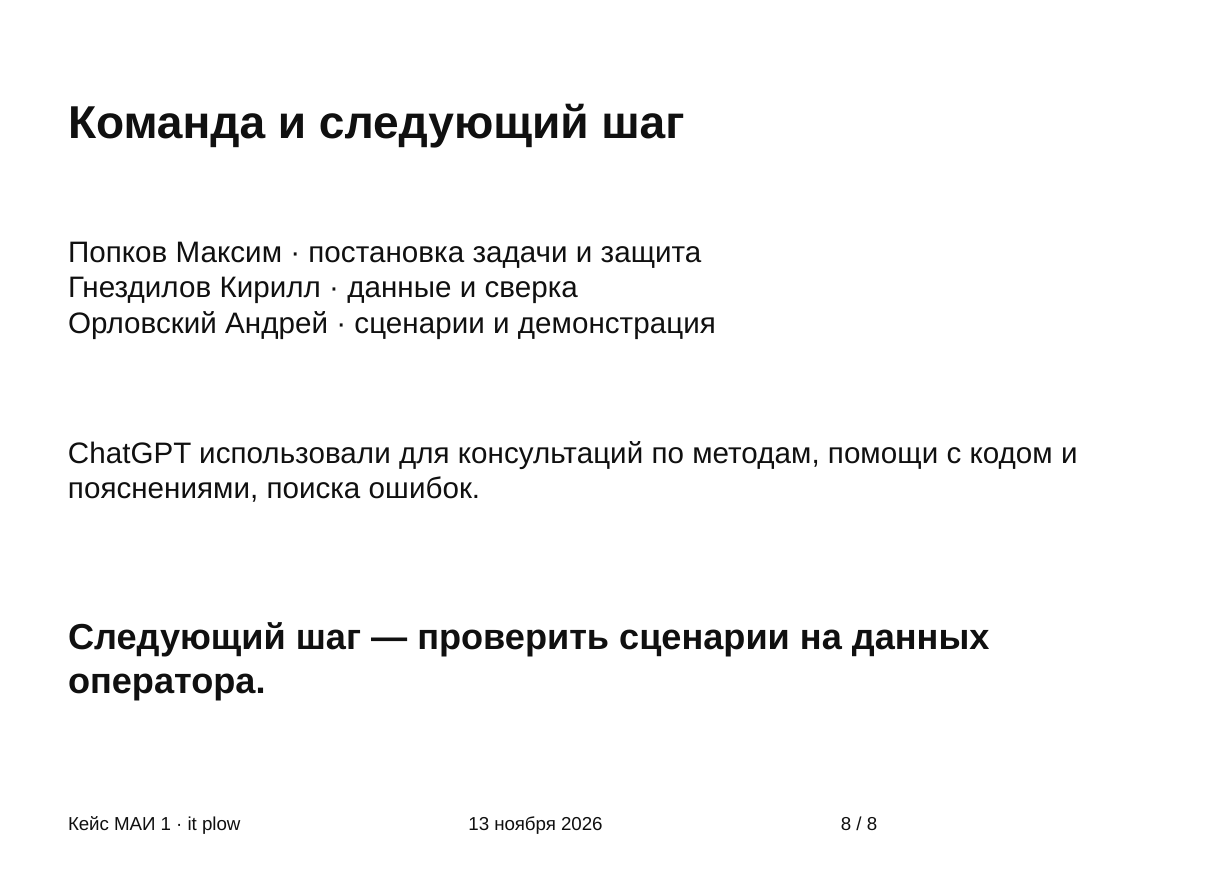
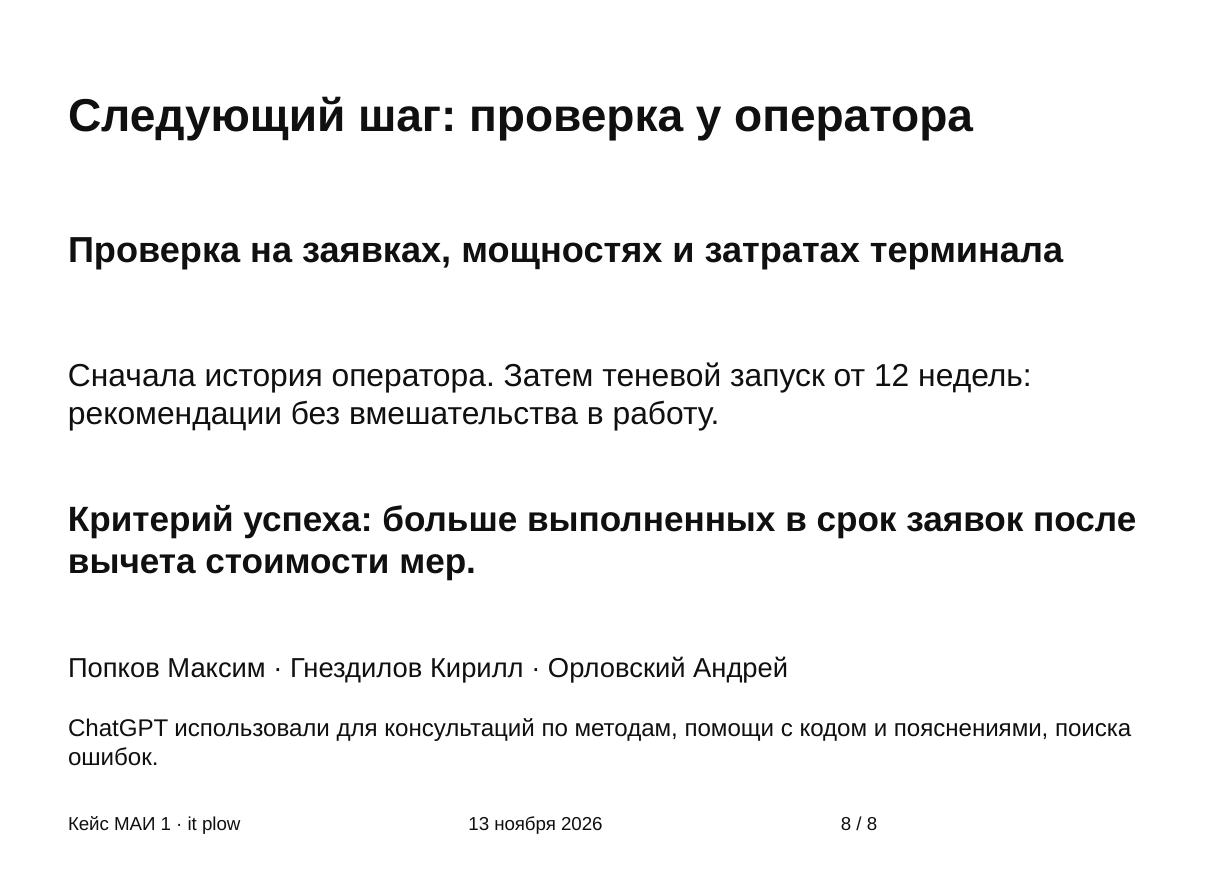
Before and after one commit to Maximoff35/mai-transport-forecast, a slide deck: slide 8 of 02 Защита/Защита.pptx. Drawn at 1232x871 pixels with LibreOffice and Linux fonts; fonts in the diff are those of the drawing. Boxes give left, top, right and bottom in pixels: in the first picture for what was removed or moved away, otherwise in the second. Text is boxed around its words. In the diff, an @@ line names an element or a change of style, - is before the commit and + after.

```diff
--- a/02 Защита/Защита.pptx
+++ b/02 Защита/Защита.pptx
@@ text at bbox=[68, 96, 973, 140]: text changed @@
-Команда и следующий шаг
+Следующий шаг: проверка у оператора
@@ text at bbox=[68, 237, 1063, 269]: text changed; size 20.2 to 24.8 pt; bold on @@
-Попков Максим · постановка задачи и защита
-Гнездилов Кирилл · данные и сверка
-Орловский Андрей · сценарии и демонстрация
+Проверка на заявках, мощностях и затратах терминала
@@ text added at bbox=[68, 362, 1032, 430], 21.8 pt, text #101010 @@
+Сначала история оператора. Затем теневой запуск от 12 недель: рекомендации без вмешательства в работу.
@@ text at bbox=[68, 505, 1136, 580]: text changed; size 24.8 to 24 pt @@
-Следующий шаг — проверить сценарии на данных оператора.
+Критерий успеха: больше выполненных в срок заявок после вычета стоимости мер.
@@ text added at bbox=[68, 656, 788, 683], 18.8 pt, text #101010 @@
+Попков Максим · Гнездилов Кирилл · Орловский Андрей
@@ text "ChatGPT использовали для консультаций по ...": place and size @@
-text "ChatGPT использовали для консультаций по ..." at bbox=[68, 441, 1078, 502]
+text "ChatGPT использовали для консультаций по ..." at bbox=[68, 718, 1131, 766]
@@ text "ChatGPT использовали для консультаций по ..." at bbox=[68, 718, 1131, 766]: size 20.2 to 16.5 pt @@
```
Also in this commit, not shown: 7 slides added, 7 slides removed, 17 other files.
